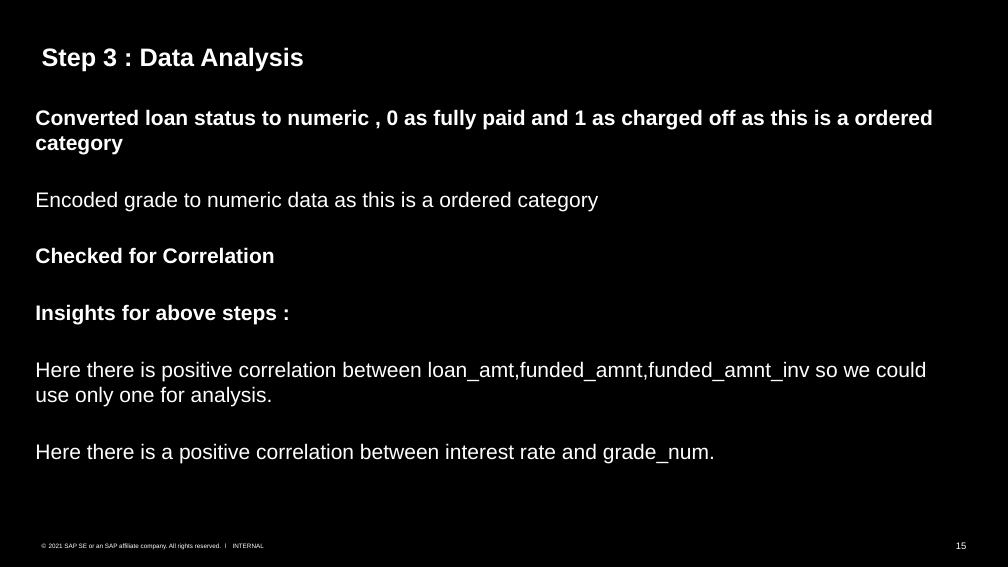
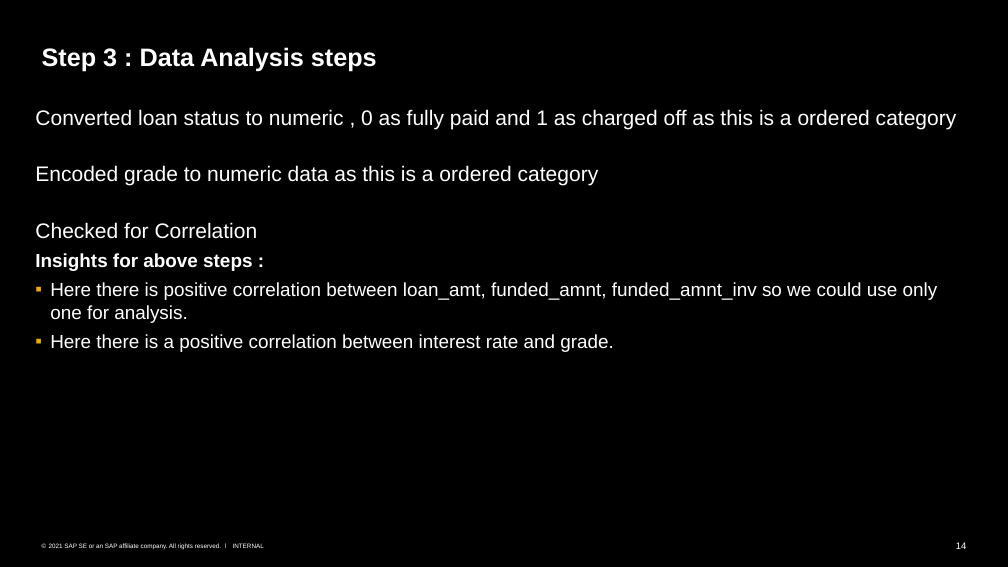
Before and after one commit to Monika1244/Lending_Club_Case_Study, a slide deck: slide 14 of Lending_Club_Case_Study.pptx (slide 15 before the commit). Drawn at 1008x567 pixels with LibreOffice and Linux fonts; fonts in the diff are those of the drawing. Boxes give left, top, right and bottom in pixels: in the first picture for what was removed or moved away, otherwise in the second. Text is boxed around its words. In the diff, an @@ line names an element or a change of style, - is before the commit and + after.

```diff
--- a/Lending_Club_Case_Study.pptx
+++ b/Lending_Club_Case_Study.pptx
@@ title at (x1=42, y1=47, x2=377, y2=72): text changed @@
-Step 3 : Data Analysis
+Step 3 : Data Analysis steps
@@ text at (x1=35, y1=109, x2=957, y2=271): bold off in "Converted loan status to numeric , 0 ...", "Checked for Correlation"; size 20 to 18 pt in "Insights for above steps :"; list level 1 to 2 in "Insights for above steps :" @@
@@ text at (x1=50, y1=282, x2=938, y2=352): text changed; size 20 to 18 pt @@
-Here there is positive correlation between loan_amt,funded_amnt,funded_amnt_inv so we could use only one for analysis.
-Here there is a positive correlation between interest rate and grade_num.
+  ▪ Here there is positive correlation between loan_amt, funded_amnt, funded_amnt_inv so we could use only one for analysis.
+  ▪ Here there is a positive correlation between interest rate and grade.
@@ page number at (x1=956, y1=542, x2=967, y2=549): text changed @@
-15
+14
```
Also in this commit, not shown: 19 other slides changed, 2 slides removed.
